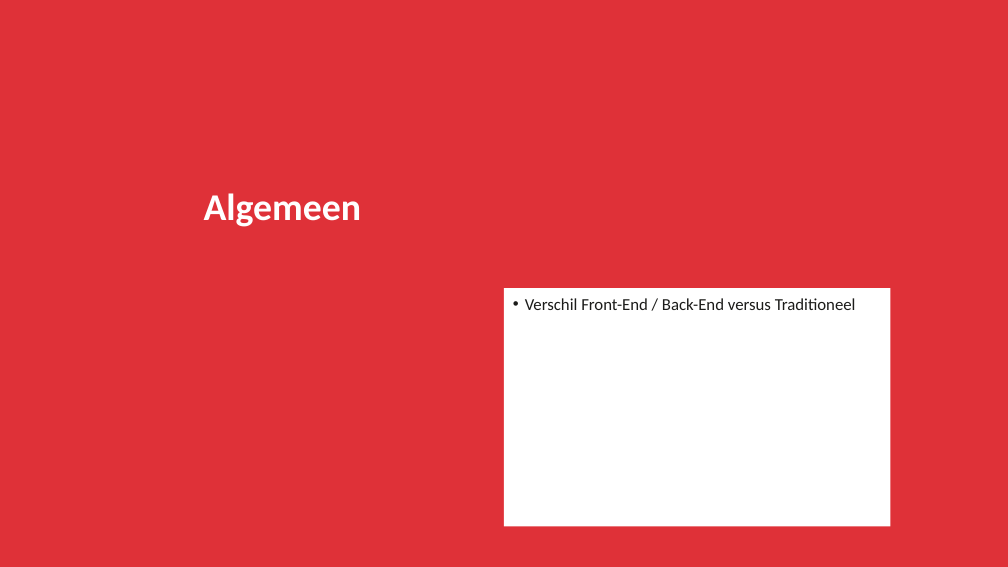
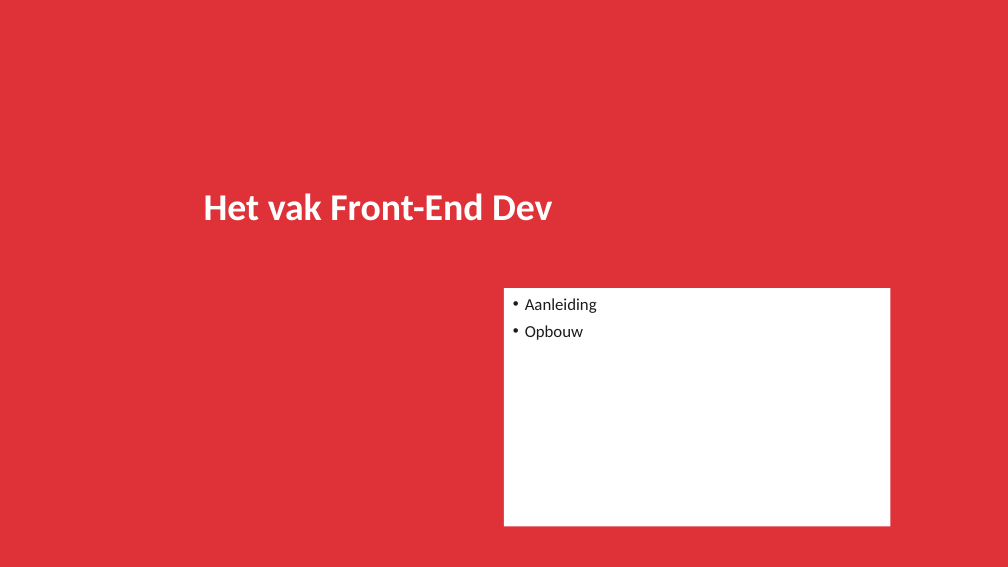
Before and after one commit to NHLStenden/Flex-WebDevelopment-FrontEndDevelopment, a slide deck: slide 3 of Presentatie/Front-End Development.pptx. Drawn at 1008x567 pixels with LibreOffice and Linux fonts; fonts in the diff are those of the drawing; background and template pictures are left out. Boxes give left, top, right and bottom in pixels: in the first picture for what was removed or moved away, otherwise in the second. Text is boxed around its words. In the diff, an @@ line names an element or a change of style, - is before the commit and + after.

```diff
--- a/Presentatie/Front-End Development.pptx
+++ b/Presentatie/Front-End Development.pptx
@@ title at [204, 193, 553, 221]: text changed @@
-Algemeen
+Het vak Front-End Dev
@@ text at [525, 298, 597, 340]: text changed @@
-• Verschil Front-End / Back-End versus Traditioneel
+• Aanleiding
+• Opbouw
```
Also in this commit, not shown: 2 slides added, 32 other files.
